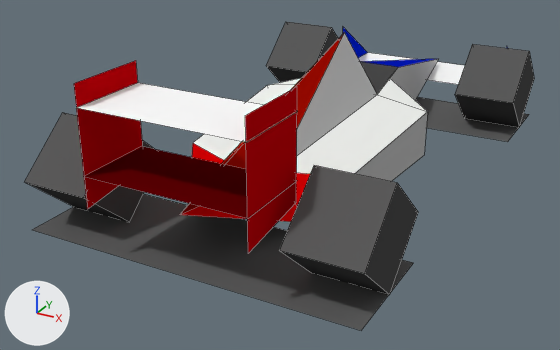
What one commit did to the Blender file models/car_ai_genesis.blend.
Camera for both pictures: a 50 mm camera at (7.84, -18.53, 7.65) aimed at (-1.05, -2.35, -0.44). Every picture has the same lights, and +X, +Y and +Z are marked at lower left. Mesh edges are drawn as thin lines.

Names of what the first picture shows: 'car_lod2'.
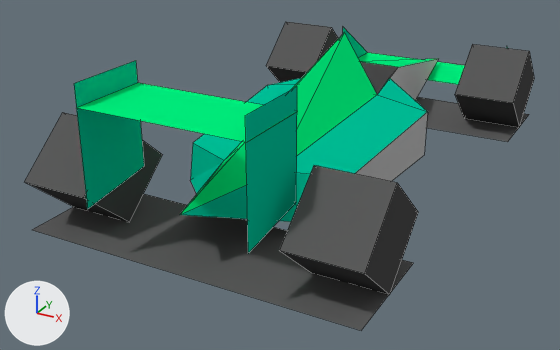
What the commit changed:
Material '33_dual' (mat_33_dual) is new.
Its base color is (0.0, 0.529, 0.318) (cyan #00c099).
Material 'bb_dual' (mat_bb_dual) is new.
Its base color is (0.0, 0.894, 0.212) (green #00f37f).
Material '33' (mat_33) is new.
Its base color is (0.0, 0.529, 0.318) (cyan #00c099).
Material 'bb' (mat_bb) is new.
Its base color is (0.0, 0.894, 0.212) (green #00f37f).
me_track_000 is used by ob_car_lod2; location (0.0, 0.0, 0.11).
me_track_000 had 85 vertices, 55 faces and spanned x -3.8..3.8, y -8.6..7.3, z -0.1..3.5.
me_track_000 now has 81 vertices, 54 faces and spans x -3.8..3.8, y -8.6..7.3, z -0.1..3.5.
me_track_000 part 1: the loose piece of 4 vertices spanning x -1.8..1.8, y -8.6..-6.9, z 1.7 is deleted.
me_track_000 part 2: 1 face spanning x -2.7..2.7, y 5.0..7.3, z 0.3 switches from mat_77_dual (white #ffffff) to mat_bb (green #00f37f).
me_track_000 part 3: 1 face spanning x -1.8..1.8, y -8.6..-6.9, z 3.0 switches from mat_77_dual (white #ffffff) to mat_bb_dual (green #00f37f).
me_track_000 part 4: 4 faces spanning x -2.3..2.3, y -5.6..0.4, z 1.0..1.6 switch from mat_77 (white #f1f3f0) to mat_33 (cyan #00c099).
me_track_000 part 5: 2 faces spanning x -1.0..1.0, y -5.6..-0.9, z 1.1..3.0 switch from mat_66 (grey #b6b6b6) to mat_bb (green #00f37f).
me_track_000 part 6: 1 face spanning x -0.6..0.6, y 1.5..7.1, z 0.4..1.6 switches from mat_11 (blue #0217b2) to mat_bb (green #00f37f).
me_track_000 part 7: 4 faces spanning x -2.0..2.0, y -8.1..-4.8, z 0.1..1.1 switch from mat_88 (red #ff0003) to mat_33 (cyan #00c099).
me_track_000 part 8: 2 faces spanning x -0.6..0.6, y -8.1..-0.9, z 1.1..3.0 switch from mat_28 (red #aa0c00) to mat_bb (green #00f37f).
me_track_000 part 9: 2 faces spanning x -2.7..2.7, y 5.0..7.3, z 0.3..1.7 switch from mat_11_dual (blue #001dc3) to mat_33_dual (cyan #00c099).
me_track_000 part 10: 2 faces spanning x -1.8..1.8, y -8.6..-6.9, z 1.0..3.5 switch from mat_88_dual (red #c10009) to mat_33_dual (cyan #00c099).
me_track_000 no longer uses material mat_77_dual (white #ffffff).
me_track_000 no longer uses material mat_11 (blue #0217b2).
me_track_000 no longer uses material mat_28_dual (dark red #640004).
me_track_000 now uses material mat_bb_dual (green #00f37f).

What differs and where, as boxes [x1, y1, x2, y2] in the pictures (560 x 350 px):
part 1 of me_track_000, deleted (red): before [85, 147, 296, 218]
part 2 of me_track_000, recoloured (white to green): [358, 53, 465, 84] in both
part 3 of me_track_000, recoloured (white to green): [77, 83, 297, 142] in both
part 4 of me_track_000, recoloured (white to cyan): [193, 78, 428, 174] in both
part 5 of me_track_000, recoloured (grey to green): [297, 32, 377, 155] in both
part 6 of me_track_000, recoloured (blue to green): [360, 59, 434, 67] in both
part 7 of me_track_000, recoloured (red to cyan): [180, 143, 310, 222] in both
part 8 of me_track_000, recoloured (red to green): [181, 33, 344, 214] in both
part 9 of me_track_000, recoloured (blue to green): [343, 27, 368, 58] in both
part 10 of me_track_000, recoloured (red to cyan): [74, 61, 297, 253] in both
